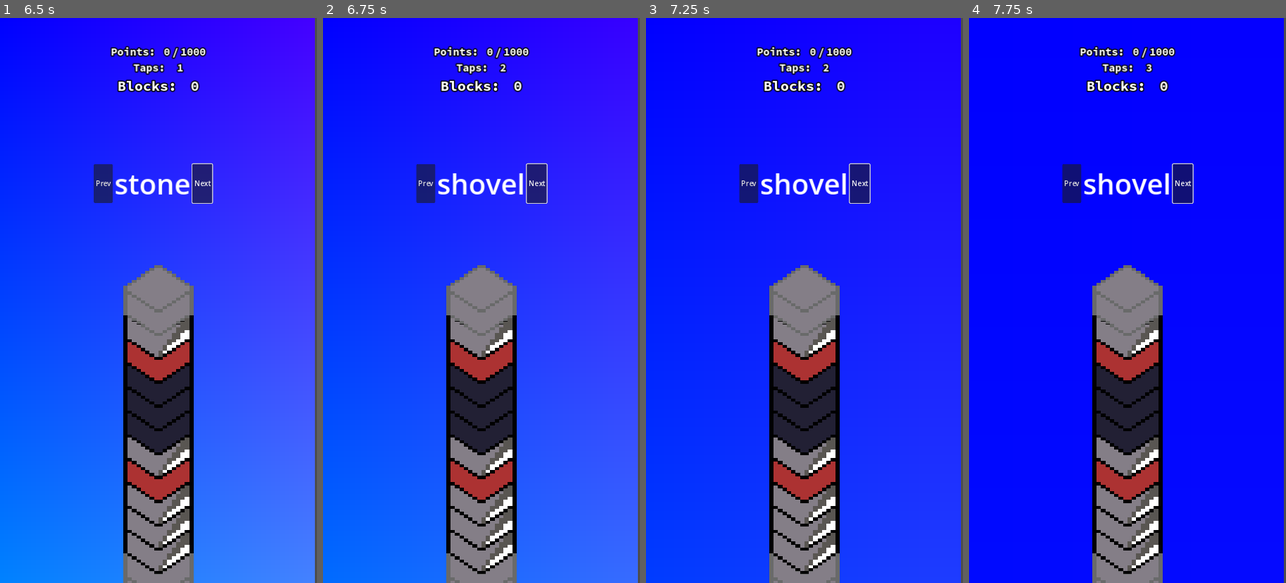
Above: before the commit, frames 1-4 (left to right).
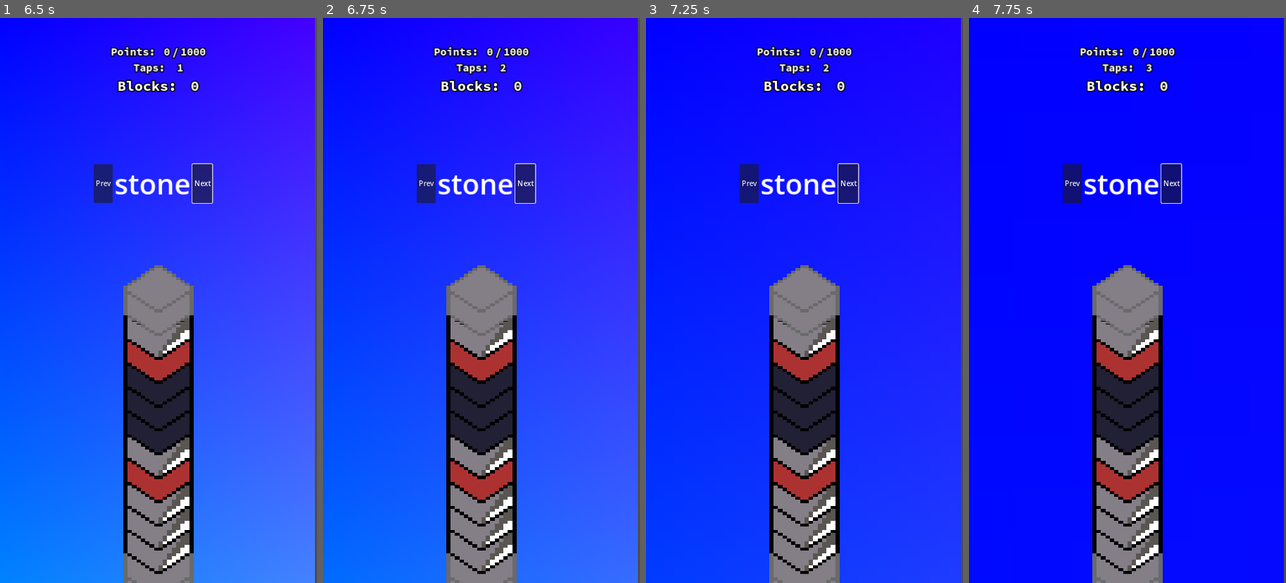
Above: after the commit, the same moments.

Repository: tfcb93/block-in-bits
Game: Godot game, scene res://Scenes/game.tscn
Same seed, same stepped clock (60 frames per second), same inputs: the game is played once before the commit and once after it.
Inputs (mouse positions are in pixels of both pictures, inside the frame that each line leads up to):
- Up to frame 1 (6.5 s): click "Next" at 0.5 s; click "Next" at 1.25 s; click "Prev" at 2 s; click "Prev" at 2.75 s; click "Prev" at 3.5 s; click "Next" at 4.25 s; tap Enter at 5 s; move the mouse to (228, 272) at 5.02 s; click (228, 272) at 5.17 s; tap Space at 5.75 s; move the mouse to (95, 328) at 5.77 s; click (95, 328) at 5.92 s
- Up to frame 2 (6.75 s): move the mouse to (513, 176) at 6.52 s; click (513, 176) at 6.67 s
- Up to frame 3 (7.25 s): no input
- Up to frame 4 (7.75 s): move the mouse to (1111, 413) at 7.27 s; click (1111, 413) at 7.42 s

Frame 1 is identical in both runs. In frame 2, 1.0% of the frame differs, in the area x 29-71%, y 25-33%; in frame 3, 1.1%; in frame 4, 1.1%.
Error before the commit: Out of bounds get index '-2' (on base: 'Array') (res://Scripts/pickaxe_bag.gd:54)

Commit message:
refactor the pickaxe logic a bit more

Diff:
--- a/Scenes/pickaxe_bag.tscn
+++ b/Scenes/pickaxe_bag.tscn
@@ -1,20 +1,6 @@
-[gd_scene load_steps=3 format=3 uid="uid://3ri8srhpwkac"]
+[gd_scene load_steps=2 format=3 uid="uid://3ri8srhpwkac"]
 
 [ext_resource type="Script" path="res://Scripts/pickaxe_bag.gd" id="1_48180"]
-[ext_resource type="PackedScene" uid="uid://br7qpbdlvf1k0" path="res://Scenes/pickaxe.tscn" id="2_qpvqv"]
 
 [node name="Pickaxe Bag" type="Node"]
 script = ExtResource("1_48180")
-
-[node name="Shovel" parent="." instance=ExtResource("2_qpvqv")]
-type_name = "shovel"
-
-[node name="Water Bucket" parent="." instance=ExtResource("2_qpvqv")]
-life = 1
-type_name = "water"
-
-[node name="Stone" parent="." instance=ExtResource("2_qpvqv")]
-
-[node name="Steel" parent="." instance=ExtResource("2_qpvqv")]
-life = 500
-type_name = "steel"
--- a/Scripts/game.gd
+++ b/Scripts/game.gd
@@ -24,9 +24,9 @@
 
 # Do the calculations with the actual block and the actual pickaxe
 func block_tap_action() -> void:
-	var pickaxe_damage = pickaxe_bag.actual_pickaxe.block_types[Globals.actual_block_type];
-	var block_damage = Globals.block_type_pickaxe_damages[Globals.actual_block_type][pickaxe_bag.actual_pickaxe.type_name];
-	var block_points = Globals.block_type_pickaxe_points[Globals.actual_block_type][pickaxe_bag.actual_pickaxe.type_name];
+	var pickaxe_damage = Globals.pickaxe_type_damages[pickaxe_bag.actual_pickaxe_name][Globals.actual_block_type];
+	var block_damage = Globals.block_type_pickaxe_damages[Globals.actual_block_type][pickaxe_bag.actual_pickaxe_name];
+	var block_points = Globals.block_type_pickaxe_points[Globals.actual_block_type][pickaxe_bag.actual_pickaxe_name];
 	block_pile.set_actual_block_damage(pickaxe_damage);
 	pickaxe_bag.set_actual_pickaxe_damage(block_damage);
 	Globals.actual_block_points += block_points;
--- a/Scripts/globals.gd
+++ b/Scripts/globals.gd
@@ -28,6 +28,13 @@
 	"metal" = {"shovel" = 0, "stone" = 3, "water" = 0, "steel" = 10},
 }
 
+var pickaxe_type_damages = {
+	"shovel" = {"earth" = 1, "stone" = 1, "coal" = 1, "metal" = 1, "ruby" = 1, "emerald" = 1, "lava" = 1, "dark_matter" = 1},
+	"water" = {"earth" = 1, "stone" = 1, "coal" = 1, "metal" = 1, "ruby" = 1, "emerald" = 1, "lava" = 1, "dark_matter" = 1},
+	"steel" = {"earth" = 1, "stone" = 1, "coal" = 1, "metal" = 1, "ruby" = 1, "emerald" = 1, "lava" = 1, "dark_matter" = 1},
+	"stone" = {"earth" = 1, "stone" = 1, "coal" = 1, "metal" = 1, "ruby" = 1, "emerald" = 1, "lava" = 1, "dark_matter" = 1},
+}
+
 var total_player_points:int = 0;
 var actual_block_points: int = 0;
 var next_checkpoint_points: int = 1000;
--- a/Scripts/pickaxe.gd
+++ b/Scripts/pickaxe.gd
@@ -3,10 +3,10 @@
 # please save me
 
 @export_category("pickaxe attr.")
-@export var life := 100;
-@export var qtd := 0;
-@export var type_name := "stone";
+# @export var life := 100;
+# @export var qtd := 0;
+# @export var type_name := "stone";
 @export_subgroup("actual pickaxe")
-@export var used_life := 0;
+# @export var used_life := 0;
 @export_subgroup("against blocks")
 @export var block_types := {"earth" = 1, "stone" = 1, "coal" = 1, "metal" = 1, "ruby" = 1, "emerald" = 1, "lava" = 1, "dark_matter" = 1};
--- a/Scripts/pickaxe_bag.gd
+++ b/Scripts/pickaxe_bag.gd
@@ -1,16 +1,13 @@
 extends Node;
 
-var actual_pickaxe: Node2D;
 var actual_pickaxe_name: String;
 
-var pickaxes: Array[Node] = [];
-var pickaxe_quantities := {"water" = 1, "stone" = 1, "shovel" = 1};
+var pickaxe_quantities := {"water" = 0, "stone" = 0, "shovel" = 0};
+var pickaxe_actual_lives := {"water" = 1, "stone" = 100, "shovel" = 1};
 
 func _ready() -> void:
 	Events.connect("tap",_on_screen_tap);
 	Events.connect("change_pickaxe_type",_on_change_pickaxe_type);
-
-	pickaxes = get_children();
 
 	var actual_pickaxes := pickaxe_quantities.keys();
 	for pickaxe in actual_pickaxes:
@@ -19,33 +16,31 @@
 
 
 func _on_screen_tap() -> void:
-	if actual_pickaxe.qtd == 0:
-		remove_pickaxe_qtd(actual_pickaxe.type_name);
+	if pickaxe_actual_lives[actual_pickaxe_name] <= 0:
+		change_pickaxe_qtd(-1, actual_pickaxe_name);
+	if pickaxe_quantities[actual_pickaxe_name] == 0:
+		remove_pickaxe_qtd(actual_pickaxe_name);
 		if pickaxe_quantities.is_empty():
-			# game over
+			Globals.game_stop = true;
 			return;
 		_on_change_pickaxe_type("any");
-	if actual_pickaxe.life <= 0:
-		change_pickaxe_qtd(-1, actual_pickaxe.type_name);
 
 
 
 func set_actual_pickaxe(type: String) -> void:
-	for pickaxe in pickaxes:
-		if pickaxe.type_name == type:
-			actual_pickaxe = pickaxe;
-			actual_pickaxe_name = pickaxe.type_name;
-	Globals.actual_picaxe_type = actual_pickaxe.type_name
+	actual_pickaxe_name = type;
+	Globals.actual_picaxe_type = actual_pickaxe_name
 	Events.emit_signal("pickaxe_type_changed", actual_pickaxe_name);
 
 func set_actual_pickaxe_damage(value: int) -> void:
-	actual_pickaxe.life -= value;
+	pickaxe_actual_lives[actual_pickaxe_name] -= value;
 
 func _on_change_pickaxe_type(dir: String) -> void:
 	var actual_types:Array = pickaxe_quantities.keys();
 	var actual_index := actual_types.find(actual_pickaxe_name);
 	if dir == "any" or actual_index == -1:
 		set_actual_pickaxe(actual_types[0]);
+		return;
 	if dir == "next":
 		actual_index = -1 if actual_index + 1 >= len(actual_types) else actual_index;
 		var new_type: String = actual_types[actual_index + 1];
@@ -55,10 +50,14 @@
 		set_actual_pickaxe(new_type);
 
 func change_pickaxe_qtd(value: int, type: String) -> void:
-	if pickaxe_quantities.find_key(type):
+
+	if pickaxe_quantities.get(type) != null:
 		pickaxe_quantities[type] += value;
+		print("this is the actual pickaxe %s value: %d" % [type, pickaxe_quantities[type]]);
 	else:
+		print("new pickaxe %s" % type);
 		pickaxe_quantities[type] = value;
 
 func remove_pickaxe_qtd(type: String) -> void:
+	print("pickaxe removed");
 	pickaxe_quantities.erase(type);
